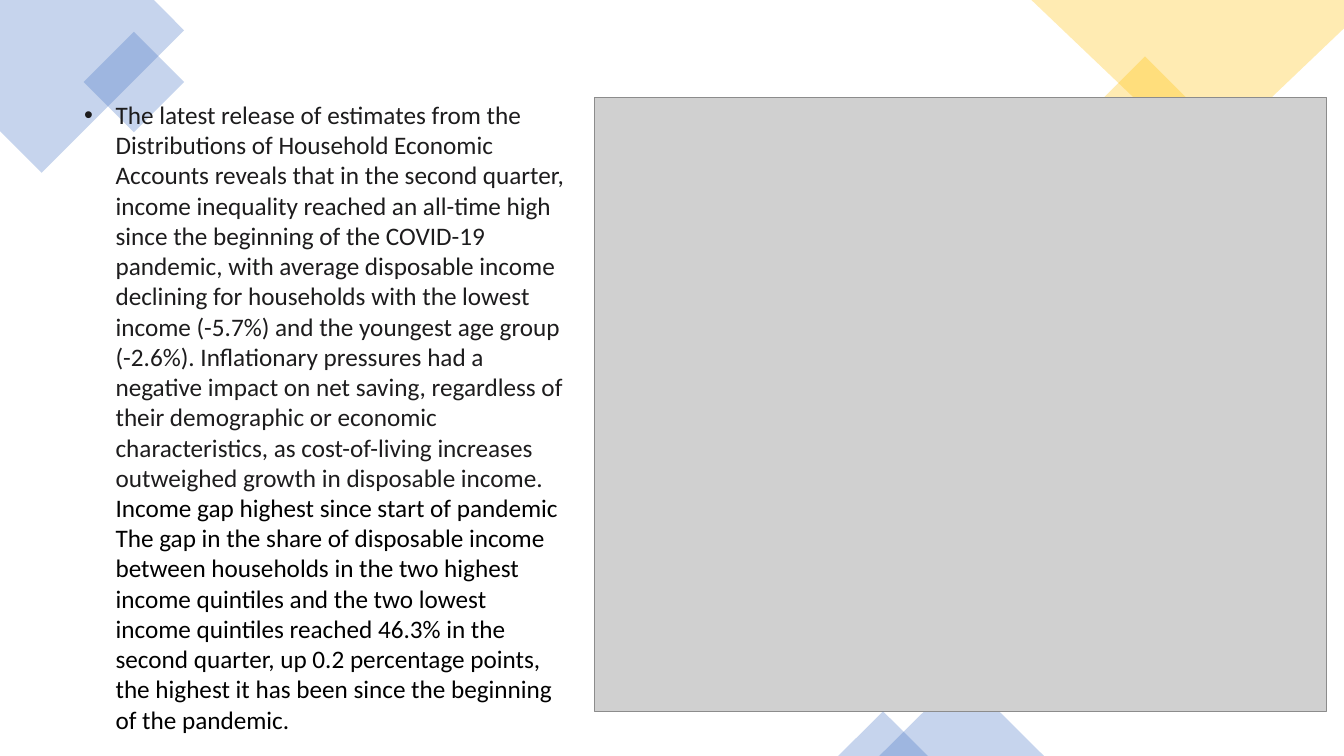
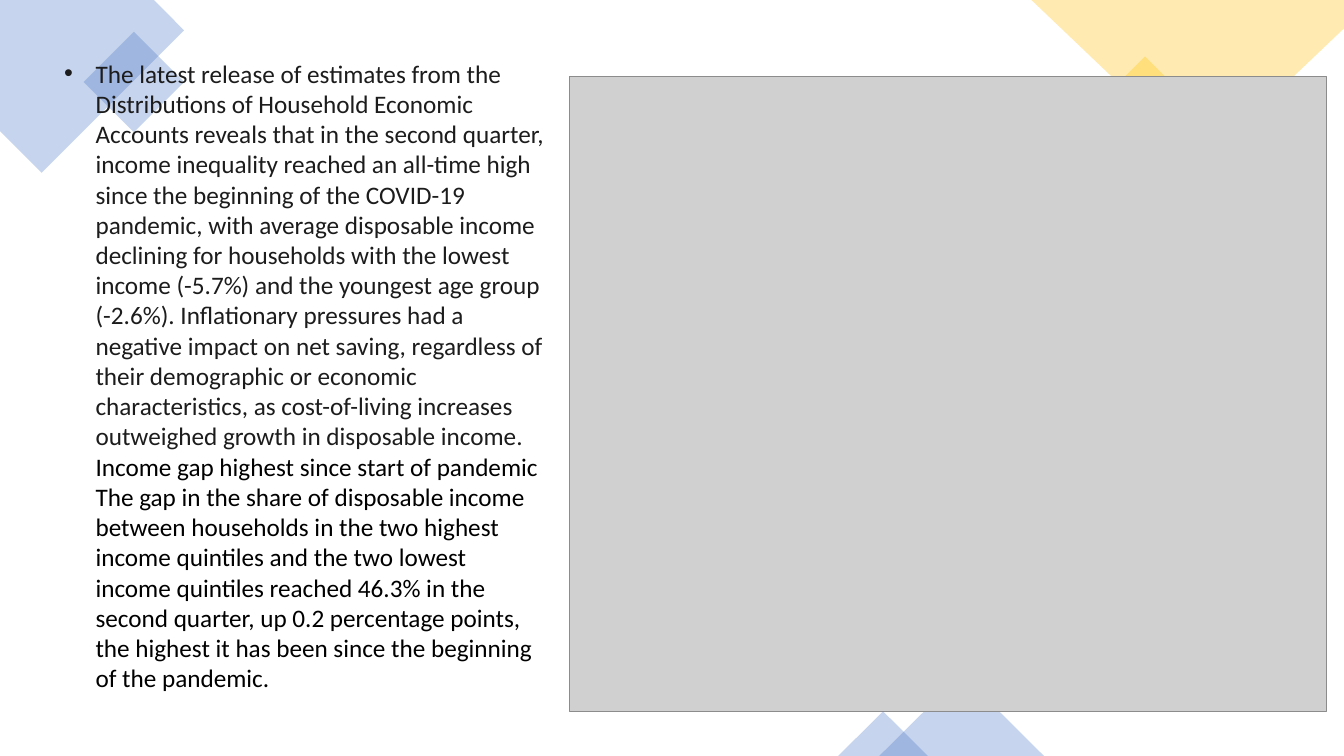
Before and after one commit to kristianrafuse/Canadian-Household-Finance-Study, a slide deck: slide 6 of Final Project 1.pptx. Drawn at 1344x756 pixels with LibreOffice and Linux fonts; fonts in the diff are those of the drawing; grey boxes stand for pictures. Boxes give left, top, right and bottom in pixels: in the first picture for what was removed or moved away, otherwise in the second. Text is boxed around its words. In the diff, an @@ line names an element or a change of style, - is before the commit and + after.

```diff
--- a/Final Project 1.pptx
+++ b/Final Project 1.pptx
@@ text "The latest release of estimates ...": place and size @@
-text "The latest release of estimates ..." at <box>116,103,564,733</box>
+text "The latest release of estimates ..." at <box>96,62,544,691</box>
@@ picture: place and size @@
-picture at <box>595,97,1327,711</box>
+picture at <box>570,77,1327,712</box>
```
Also in this commit, not shown: 12 other slides changed, 1 slide added, 3 slides removed.
